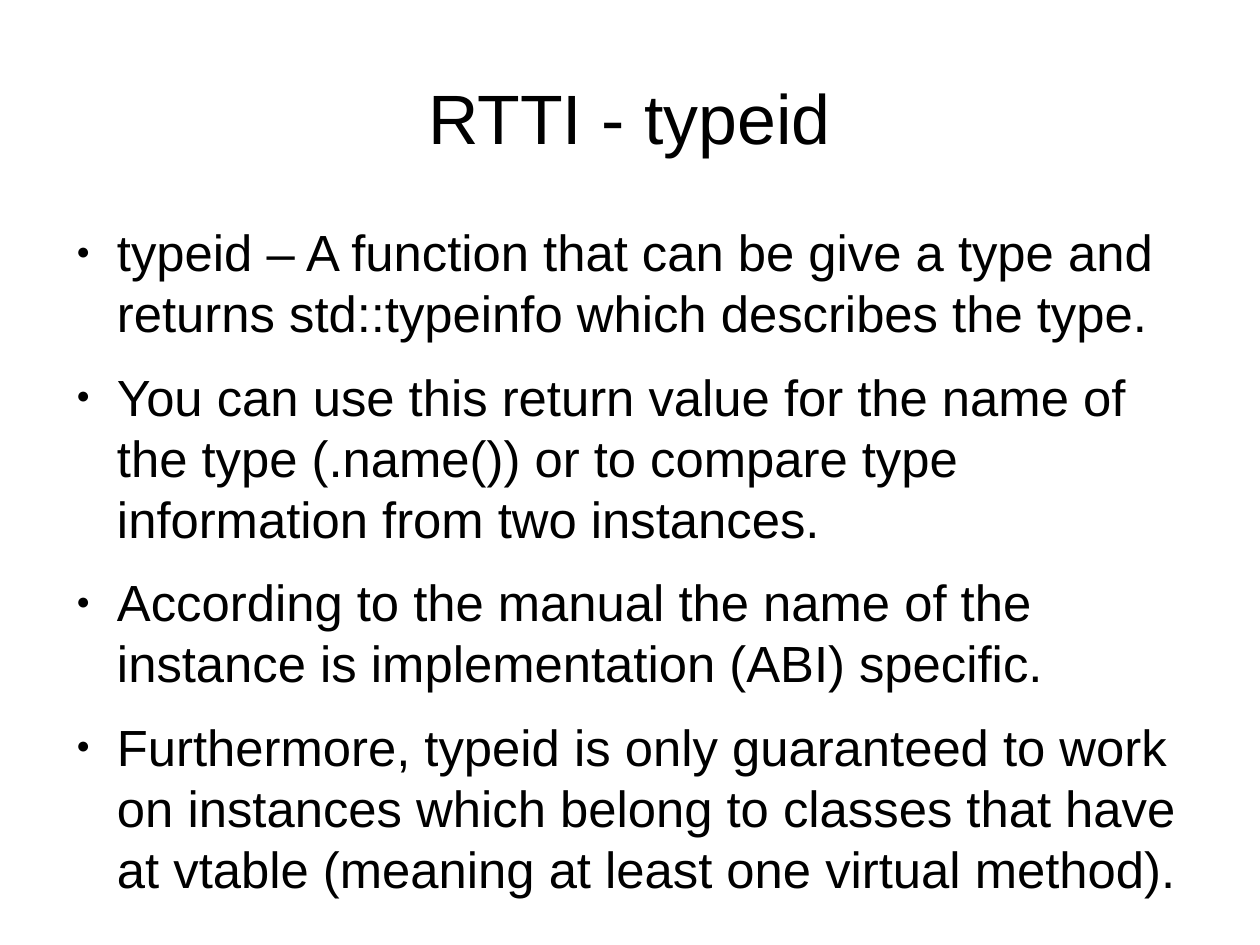
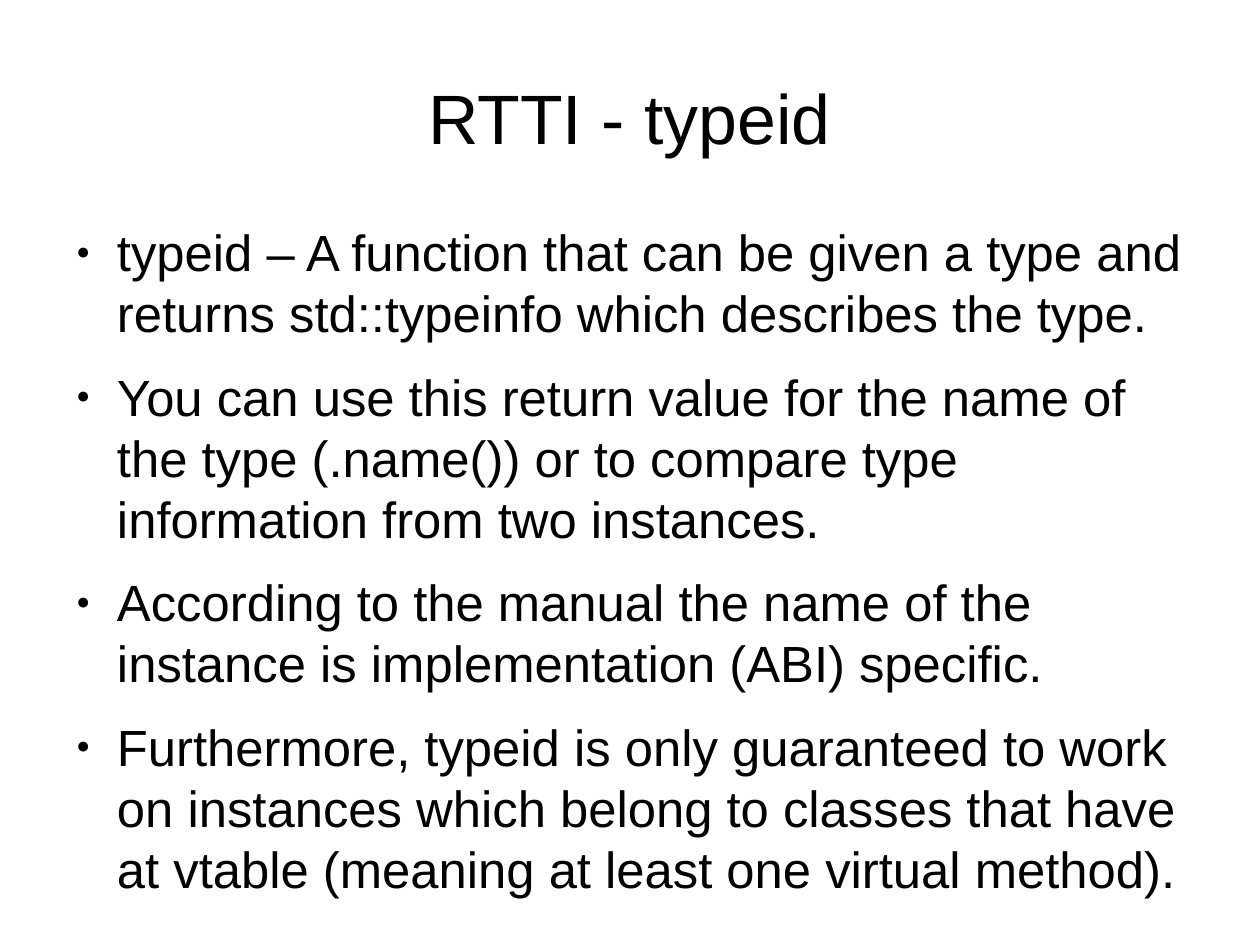
Before and after one commit to veltzer/demos-linux, a slide deck: slide 61 of doc/effective_cplusplus.odp. Drawn at 1260x945 pixels with LibreOffice and Linux fonts; fonts in the diff are those of the drawing. Boxes give left, top, right and bottom in pixels: in the first picture for what was removed or moved away, otherwise in the second. Text is boxed around its words. In the diff, an @@ line names an element or a change of style, - is before the commit and + after.

```diff
--- a/doc/effective_cplusplus.odp
+++ b/doc/effective_cplusplus.odp
@@ text at (117,234,1181,343): text changed @@
-● typeid – A function that can be give a type and returns std::typeinfo which describes the type.
+● typeid – A function that can be given a type and returns std::typeinfo which describes the type.
```
Also in this commit, not shown: 2 other slides changed, 7 other files.
